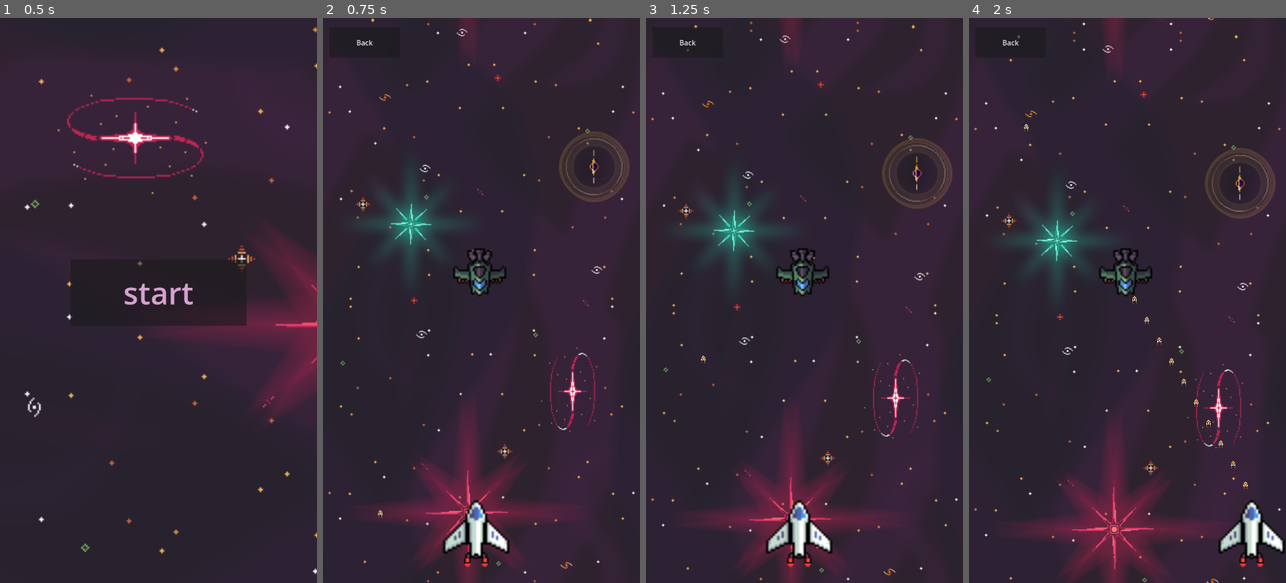
Above: before the commit, frames 1-4 (left to right).
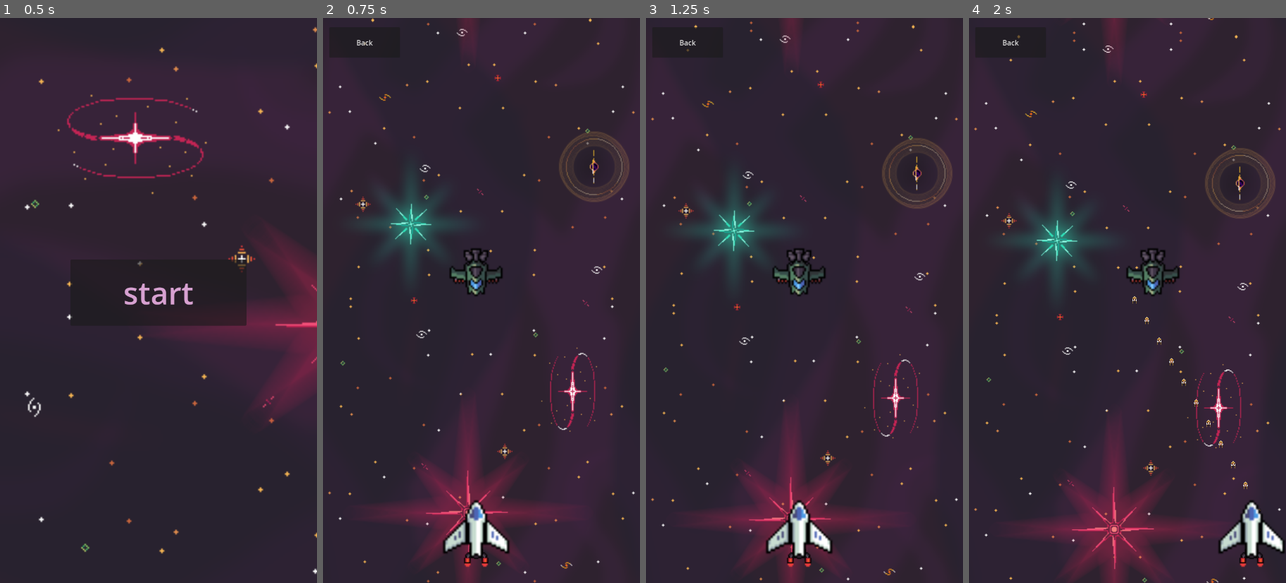
Above: after the commit, the same moments.

Repository: ErikMekiassen/godot-space-invaders
Game: Godot game, scene res://main.tscn
The game is run twice, just before and just after one commit, with the same random seed, the same clock (stepped at 60 frames per second) and the same inputs.
Inputs:
- Up to frame 1 (0.5 s): no input
- Up to frame 2 (0.75 s): click "start" at 0.5 s
- Up to frame 3 (1.25 s): no input
- Up to frame 4 (2 s): hold D (right) from 1.28 s (still down); hold W (shoot) from 1.28 s (still down)

Frame 1 is identical in both runs. In frame 2, 0.6% of the frame differs, in the area x 17-58%, y 40-89%; in frame 3, 0.6%; in frame 4, 1.0%, in the area x 17-67%, y 18-50%.
Error before the commit: Invalid call. Nonexistent function 'instantiate' in base 'GDScript'. (res://Game/world.gd:25)
Error after the commit: Invalid call. Nonexistent function 'instantiate' in base 'GDScript'. (res://Game/world.gd:33)

Commit message:
feature: små ting

Diff:
--- a/Game/Enemies/EnemyParent.gd
+++ b/Game/Enemies/EnemyParent.gd
@@ -1,9 +1,10 @@
 extends CharacterBody2D
 
 class_name EnemyParent
+
 func enemyAI(delta, speedModifier: float):
 	var speed = 200 * speedModifier
-	if (Globals.platerPos.x > position.x):
+	if (Globals.player.position.x > position.x):
 		position.x += speed * delta
-	if (Globals.platerPos.x < position.x):
+	if (Globals.player.position.x < position.x):
 			position.x -= speed * delta
--- a/Game/Game/world.gd
+++ b/Game/Game/world.gd
@@ -5,10 +5,14 @@
 var player = null
 
 func _ready():
+	var use_array_values = "Waiting for {0} is a play by {1}, and {0} Engine is named after it."
+	print(use_array_values.format(["Godot", "Samuel Beckett"]))
 	player = $Player
+	Globals.player = player
 	assert(player != null)
 	player.laser_shot.connect(_on_player_laser_shot)
-	if 1 == randi() % 50:
+	if true:
+		print("new nairanFighter")
 		spawnEnemy(EnemyNairanFighter, location)
 
 
@@ -22,6 +26,11 @@
 
 
 func spawnEnemy(enemy_scene, pos):
+	print("spawnEnemy")
+	var unFormatedstr = "res://Game/{0}.tscn"
+	print(unFormatedstr.format([enemy_scene]))
+	var Enemy = load(unFormatedstr.format([enemy_scene]))
 	var enemy = enemy_scene.instantiate()
+
 	enemy.global_position = pos
 	add_child(enemy)
--- a/Game/Game/world.tscn
+++ b/Game/Game/world.tscn
@@ -13,7 +13,6 @@
 [ext_resource type="Texture2D" uid="uid://dnjx83qvdhfdj" path="res://sprites/Foozle_2DS0015_Void_EnvironmentPack/Backgrounds/PNGs/Split up/Starry background - Layer X -Rotary Star 2.png" id="11_0fjh7"]
 [ext_resource type="Texture2D" uid="uid://bhgjqqsd53x4b" path="res://sprites/Foozle_2DS0015_Void_EnvironmentPack/Backgrounds/PNGs/Split up/Starry background - Layer X -Rotary Star.png" id="12_y43u2"]
 [ext_resource type="PackedScene" uid="uid://dkygw7q6xrudi" path="res://Player/Player.tscn" id="13_nf6el"]
-[ext_resource type="PackedScene" uid="uid://by7qvposqq35i" path="res://Game/Laser/Laser.tscn" id="14_51sko"]
 [ext_resource type="PackedScene" uid="uid://bqbj5icrf28j2" path="res://Enemies/Naira/Fighter/enemy_nairan_fighter.tscn" id="15_7xjwt"]
 
 [sub_resource type="GDScript" id="GDScript_lgg3v"]
@@ -136,9 +135,6 @@
 [node name="Player" parent="." instance=ExtResource("13_nf6el")]
 position = Vector2(348, 1158)
 
-[node name="Laser" parent="." instance=ExtResource("14_51sko")]
-position = Vector2(130, 1240)
-
 [node name="Laser_container" type="Node2D" parent="."]
 
 [node name="Button" type="Button" parent="."]
--- a/Game/project.godot
+++ b/Game/project.godot
@@ -17,7 +17,7 @@
 
 [autoload]
 
-Globals="*res://utils/globals.gd"
+Globals="*res://utils/Globals.gd"
 
 [display]
 
--- a/Game/utils/Globals.gd
+++ b/Game/utils/Globals.gd
@@ -1,5 +1,4 @@
+extends Node
 
-
-var playerPos: Vector2
 var player: Node2D
 var playerLaser: Node2D
Not shown: 1 places in Game/Game/world.tscn that only renumber resources
